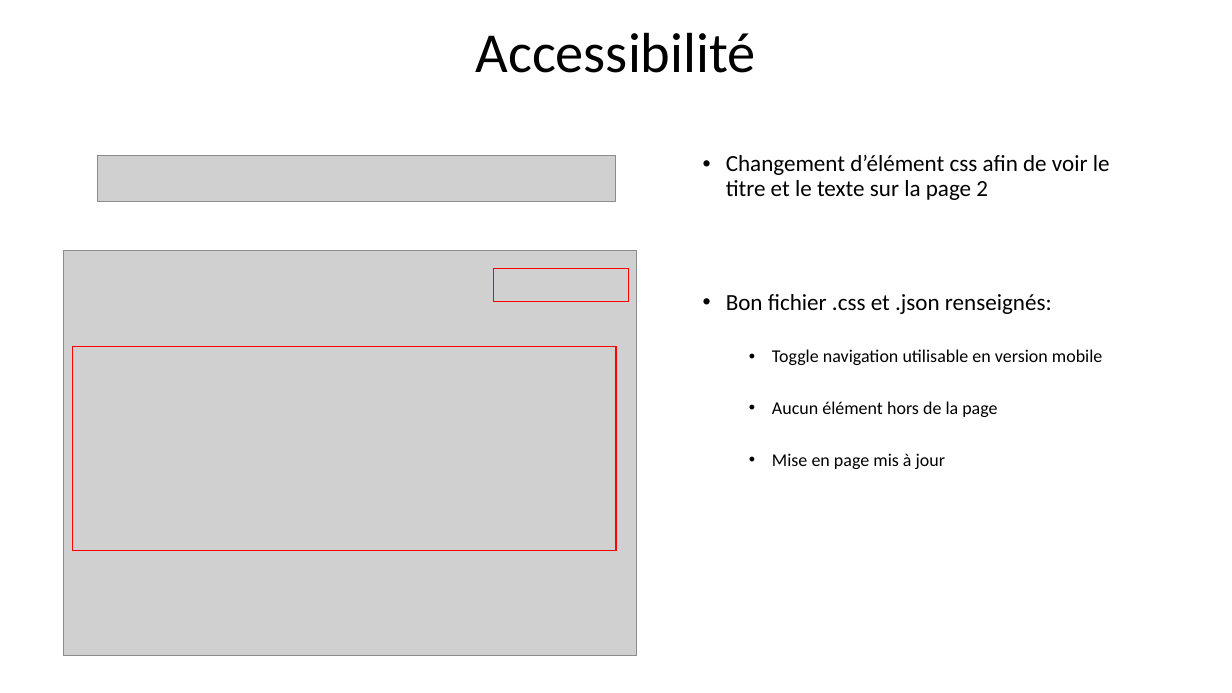
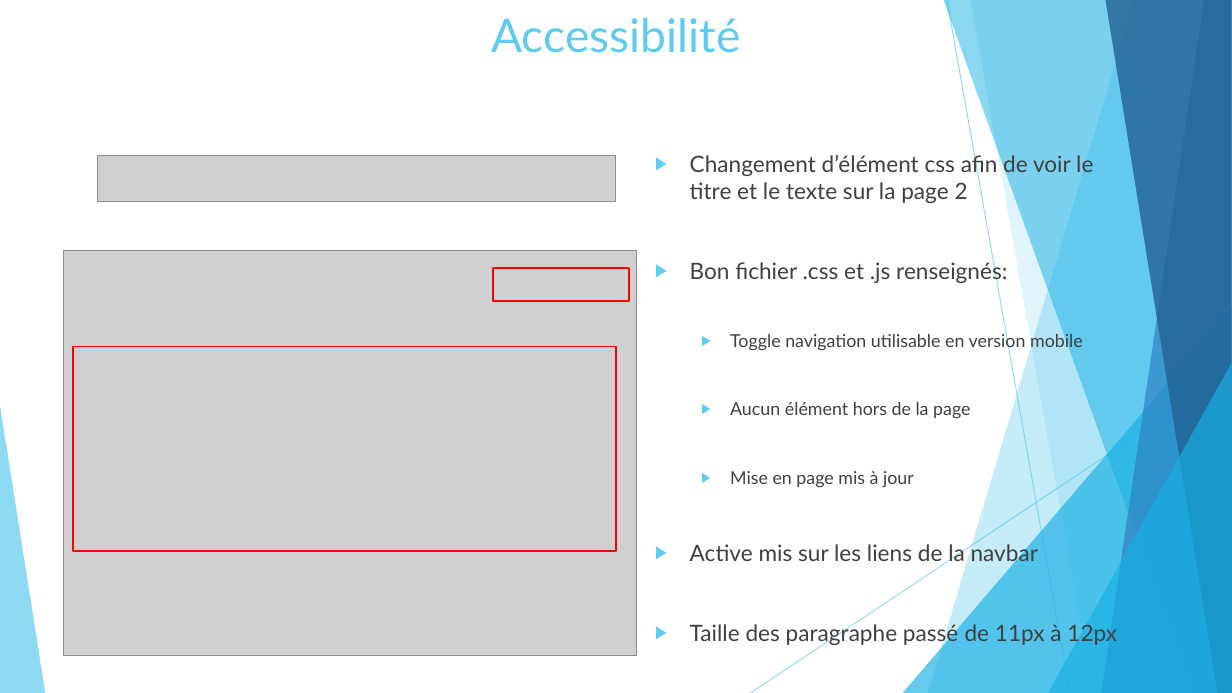
Before and after one commit to KinguBaka/TarikAboulhouda_4_16122020, a slide deck: slide 14 of Optimisez_un_site_web_existant.pptx. Drawn at 1232x693 pixels with LibreOffice and Linux fonts; fonts in the diff are those of the drawing; grey boxes stand for pictures. Boxes give left, top, right and bottom in pixels: in the first picture for what was removed or moved away, otherwise in the second. Text is boxed around its words. In the diff, an @@ line names an element or a change of style, - is before the commit and + after.

```diff
--- a/Optimisez_un_site_web_existant.pptx
+++ b/Optimisez_un_site_web_existant.pptx
@@ title "Accessibilité" at [491, 18, 740, 53]: size 44 to 36 pt, font Calibri to Lato, text colour #000000 to #5FCBEF; line spacing 0.9 to 1; vertical alignment middle to top @@
@@ text "Changement d’élément css afin de ...": place and size @@
-text "Changement d’élément css afin de ..." at [726, 155, 1110, 469]
+text "Changement d’élément css afin de ..." at [690, 152, 1117, 646]
@@ text at [690, 152, 1093, 488]: size 18 to 17.6 pt in "Changement d’élément css afin de voir le ..."; font Calibri to Lato, text colour #000000 to #404040 in "Changement d’élément css afin de voir le ...", "Toggle navigation utilisable en version mobile", "Aucun élément hors de la page", "Mise en page mis à jour"; size 14 to 13.9 pt in "Toggle navigation utilisable en version mobile", "Aucun élément hors de la page", "Mise en page mis à jour"; bullet • to ▶; line spacing 0.9 to 1; more space between paragraphs @@
@@ text at [690, 259, 1007, 284]: text changed; size 18 to 17.6 pt; font Calibri to Lato; text colour #000000 to #404040 @@
-• Bon fichier .css et .json renseignés:
+▶ Bon fichier .css et .js renseignés:
@@ group added at [0, 0, 1232, 693]: 5 freeform shapes, 3 triangles, 2 lines @@
@@ text at [690, 541, 1117, 646]: paragraphs added @@
+▶ Active mis sur les liens de la navbar
+▶ Taille des paragraphe passé de 11px à 12px
```
Also in this commit, not shown: 12 other slides changed, 3 slides added, 1 slide removed, 1 other file.
